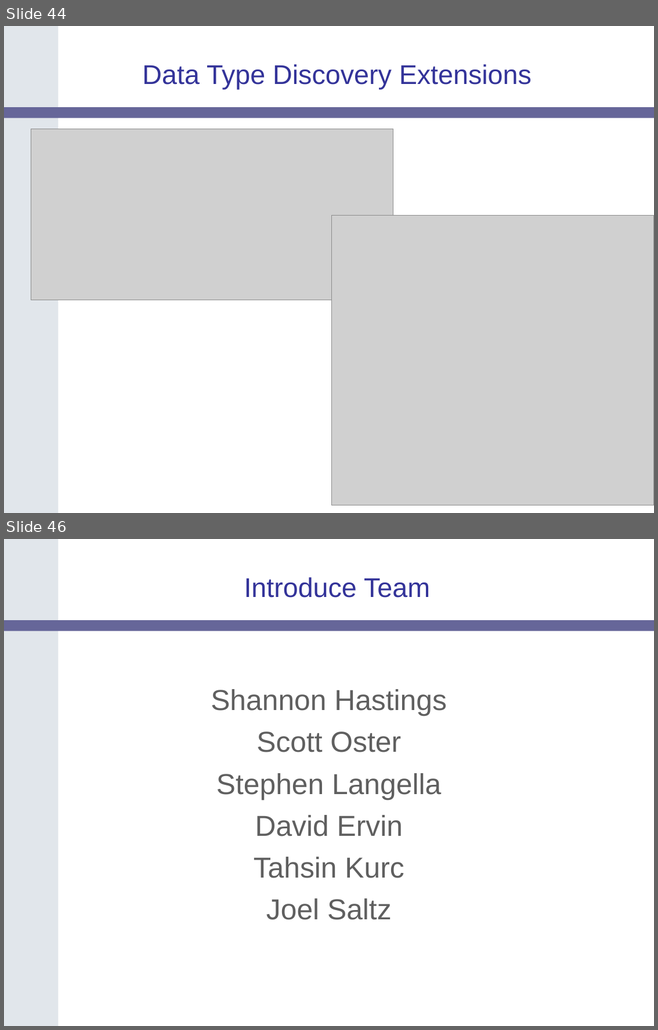
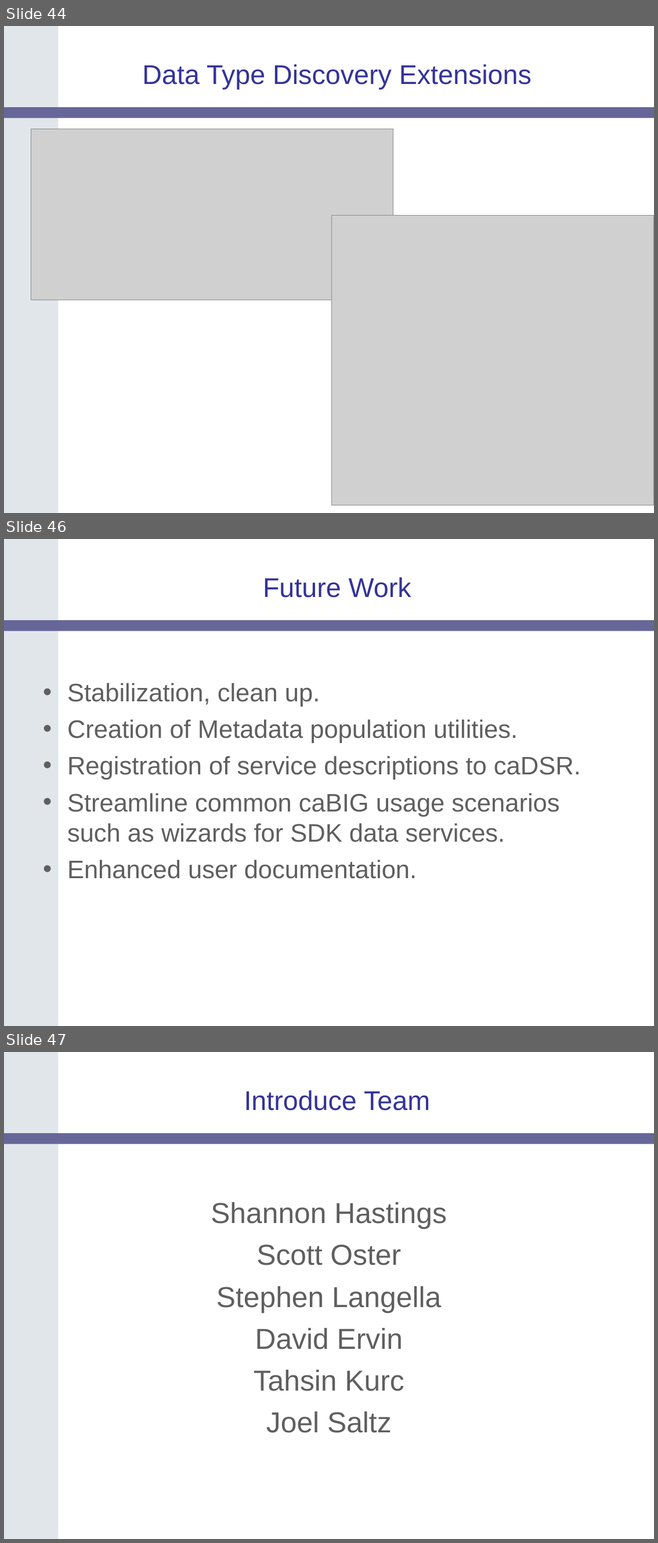
Before and after one commit to NCIP/cagrid-portal, a slide deck: cagrid-1-0/Documentation/presentations/200607_VCDE_ARCH/caGrid-Joint-F2F-Introduce.ppt. Shown one above the other, each under a label of ours: slides 44 and 46 before the commit, slides 44, 46 and 47 after it; the slides between them are not shown. The pictures are 658x1030 and 658x1543 pixels, drawn with LibreOffice and Linux fonts; fonts in the diff are those of the drawing; grey boxes stand for pictures; background and template pictures are left out. Boxes give left, top, right and bottom in pixels: in the first picture for what was removed or moved away, otherwise in the second. Text is boxed around its words. In the diff, an @@ line names an element or a change of style, - is before the commit and + after.

```diff
--- a/cagrid-1-0/Documentation/presentations/200607_VCDE_ARCH/caGrid-Joint-F2F-Introduce.ppt
+++ b/cagrid-1-0/Documentation/presentations/200607_VCDE_ARCH/caGrid-Joint-F2F-Introduce.ppt
@@ slide 46 added at (4, 539, 654, 1026), background #FFFFFF; not listed: 2 template elements that a slide beside it also shows @@
@@ title added at (263, 577, 411, 598), 30 pt, text #333399 @@
+Future Work
@@ text added at (67, 683, 581, 879), 28 pt, text #5F5F5F @@
+• Stabilization, clean up.
+• Creation of Metadata population utilities.
+• Registration of service descriptions to caDSR.
+• Streamline common caBIG usage scenarios such as wizards for SDK data services.
+• Enhanced user documentation.
@@ what was slide 46 is now slide 47 @@
```
Also in this commit, not shown: 2 slides changed.
